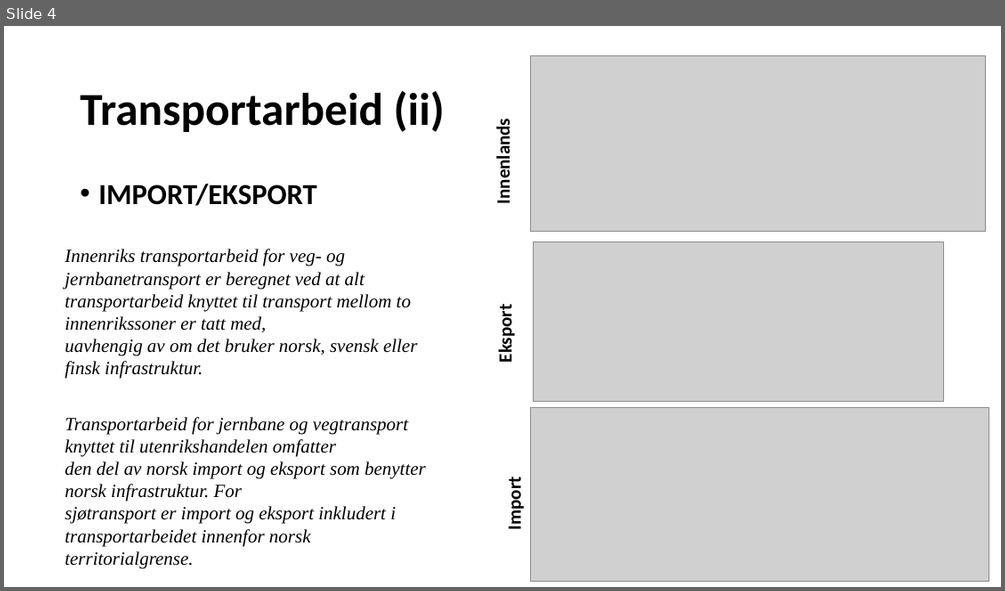
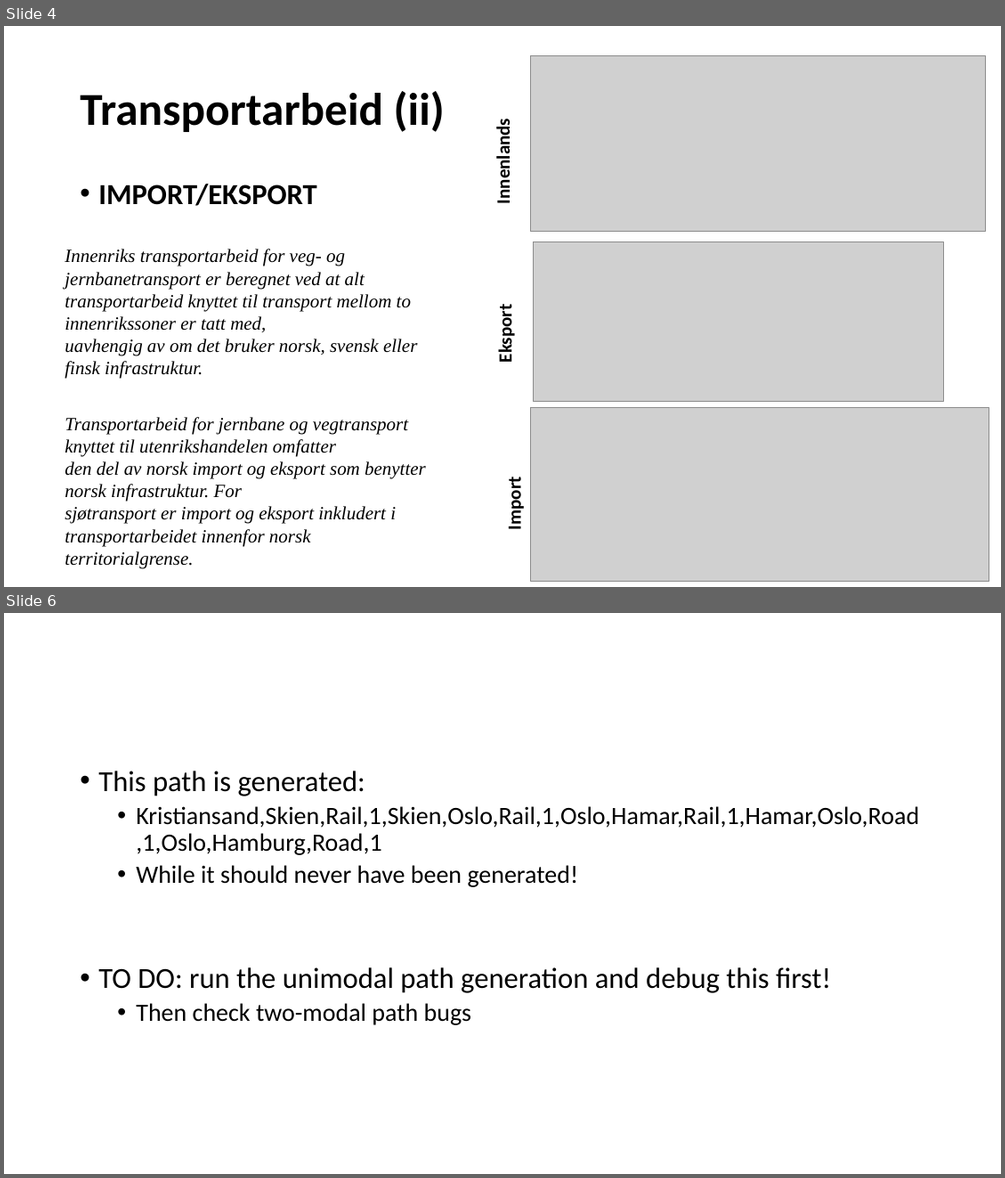
Before and after one commit to SteffenBakker/STraM_ntnu_development, a slide deck: AnalysesAndValidation.pptx. Shown one above the other, each under a label of ours: slide 4 before the commit, slides 4 and 6 after it; the slides between them are not shown. The pictures are 1005x591 and 1005x1178 pixels, drawn with LibreOffice and Linux fonts; fonts in the diff are those of the drawing; grey boxes stand for pictures. Boxes give left, top, right and bottom in pixels: in the first picture for what was removed or moved away, otherwise in the second. Text is boxed around its words. In the diff, an @@ line names an element or a change of style, - is before the commit and + after.

Commit message:
Found the path generation problem
No find the source of the bug

```diff
--- a/AnalysesAndValidation.pptx
+++ b/AnalysesAndValidation.pptx
@@ slide 6 added at bbox=[4, 613, 1001, 1174], background #FFFFFF @@
@@ text added at bbox=[98, 771, 919, 1025], 24 pt, text #000000 @@
+• This path is generated:
+  • Kristiansand,Skien,Rail,1,Skien,Oslo,Rail,1,Oslo,Hamar,Rail,1,Hamar,Oslo,Road,1,Oslo,Hamburg,Road,1
+  • While it should never have been generated!
+• TO DO: run the unimodal path generation and debug this first!
+  • Then check two-modal path bugs
```
Also in this commit, not shown: 1 other slide added, 7 other files.
